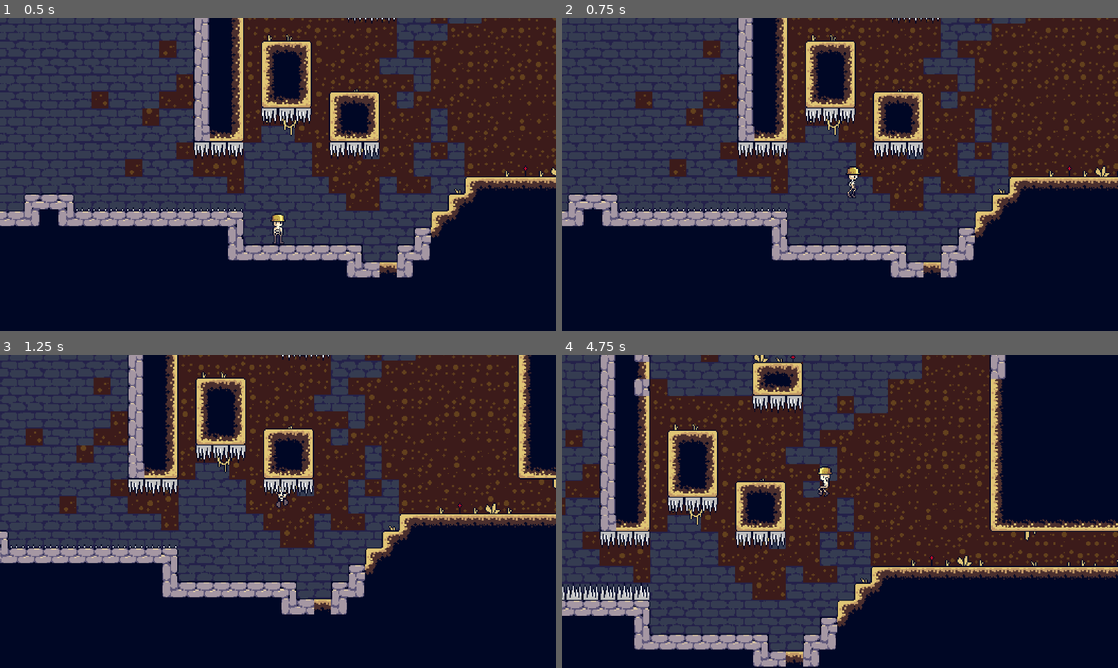
Above: before the commit, frames 1-4 (two rows, left to right).
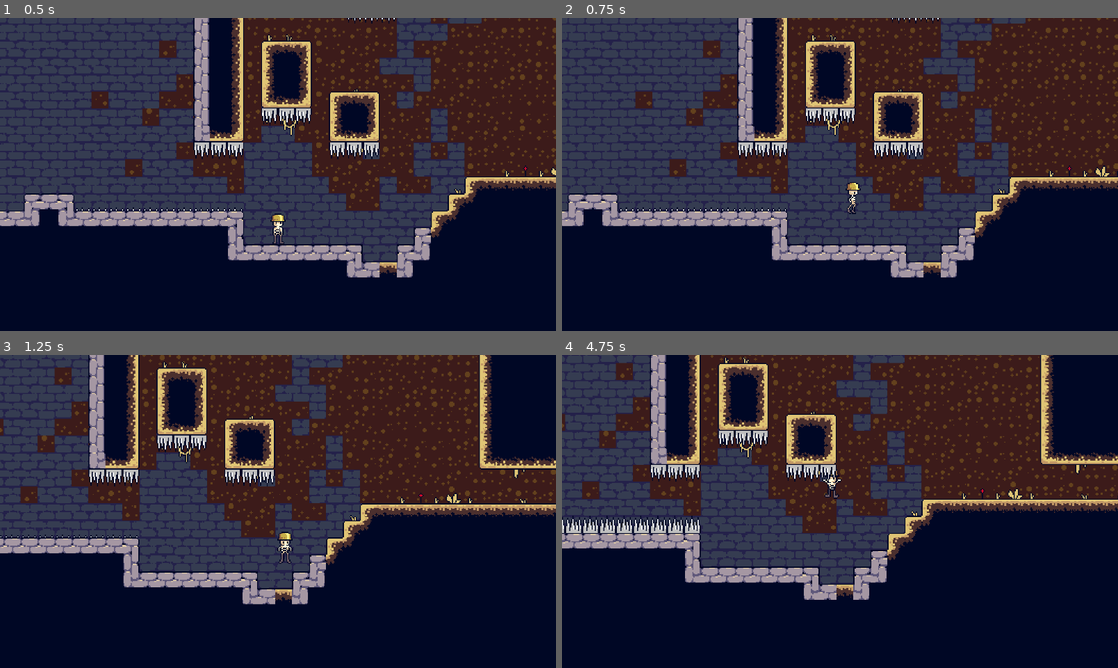
Above: after the commit, the same moments.

Repository: Lukko-Digital/You-Made-The-Dungeon
Game: Godot game, scene res://scenes/main.tscn
Two runs of this game, one before a commit and one after it. Both use one fixed random seed, a clock stepped at 60 frames per second and the inputs below.
Inputs:
- Up to frame 1 (0.5 s): no input
- Up to frame 2 (0.75 s): hold D (right) from 0.53 s (still down); tap Space (jump) at 0.6 s
- Up to frame 3 (1.25 s): keep holding D (right); tap Space (jump) at 0.77, 1.07 s
- Up to frame 4 (4.75 s): tap Space (jump) at 1.35, 1.52, 1.82, 2.1, 2.85, 3.02, 3.32, 3.6, 3.77, 4.07, 4.35, 4.52 s; release D (right) at 2.03 s; hold A (left) 2.03-2.78 s; hold D (right) 2.78-4.28 s; hold A (left) from 4.28 s (still down)

Frame 1 is identical in both runs. In frame 2, 0.2% of the frame differs, in the area x 51-54%, y 47-63%; in frame 3, 41%; in frame 4, 59%, in the area x 0-100%, y 0-100%.

Commit message:
set `is_jumping` to true when jumping

Diff:
--- a/scripts/player.gd
+++ b/scripts/player.gd
@@ -67,6 +67,7 @@
 
 	if (is_on_floor() or last_grounded <= COYOTE_TIME_SECS) and last_jump_input <= COYOTE_TIME_SECS and not is_jumping:
 		velocity.y = -JUMP_SPEED
+		is_jumping = true
 	else:
 		gravity_coeff = 1.0
 
